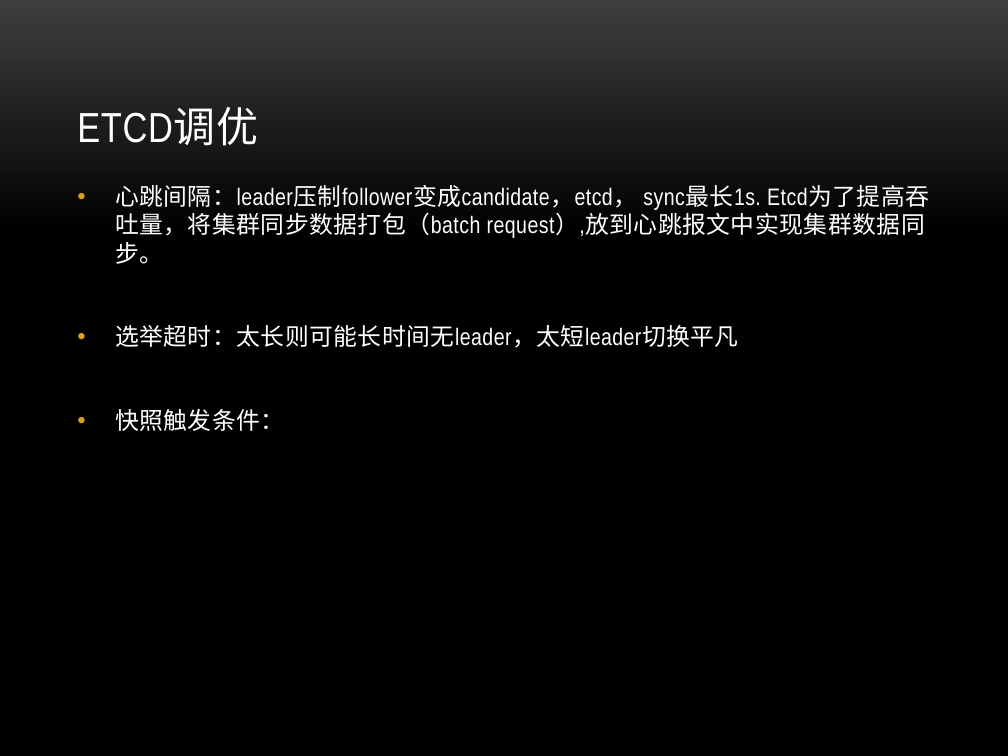
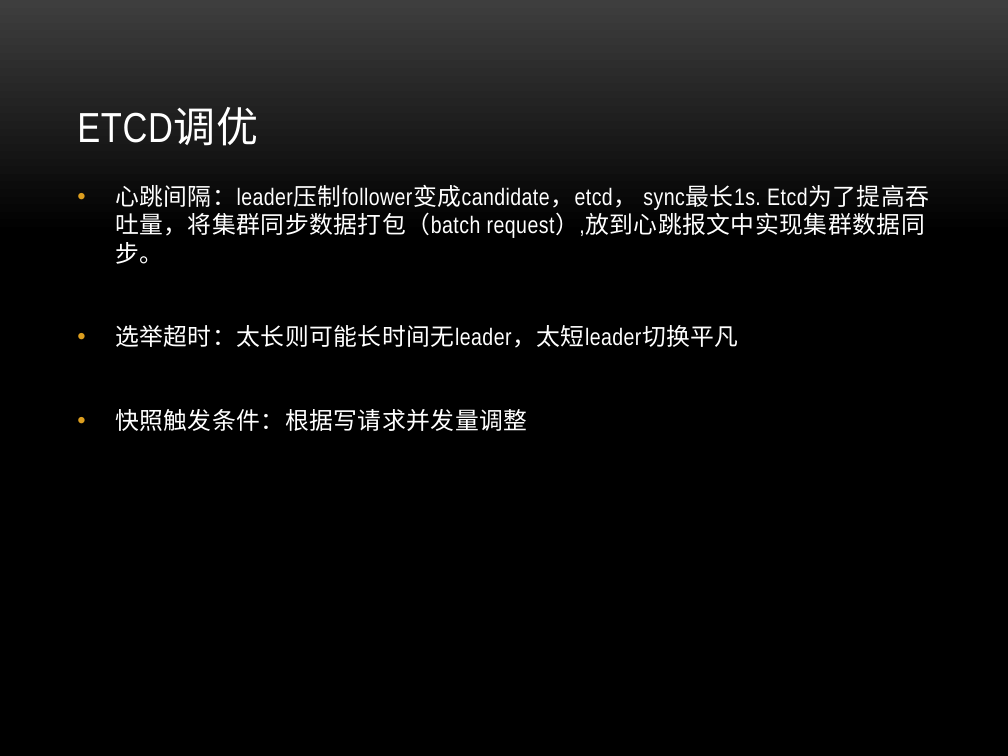
Before and after one commit to danielzheng/docs, a slide deck: slide 39 of etcd_slides/Etcd.pptx. Drawn at 1008x756 pixels with LibreOffice and Linux fonts; fonts in the diff are those of the drawing; background and template pictures are left out. Boxes give left, top, right and bottom in pixels: in the first picture for what was removed or moved away, otherwise in the second. Text is boxed around its words. In the diff, an @@ line names an element or a change of style, - is before the commit and + after.

```diff
--- a/etcd_slides/Etcd.pptx
+++ b/etcd_slides/Etcd.pptx
@@ text at [115,409,527,431]: text changed @@
-• 快照触发条件：
+• 快照触发条件：根据写请求并发量调整
```
Also in this commit, not shown: 7 other slides changed.
